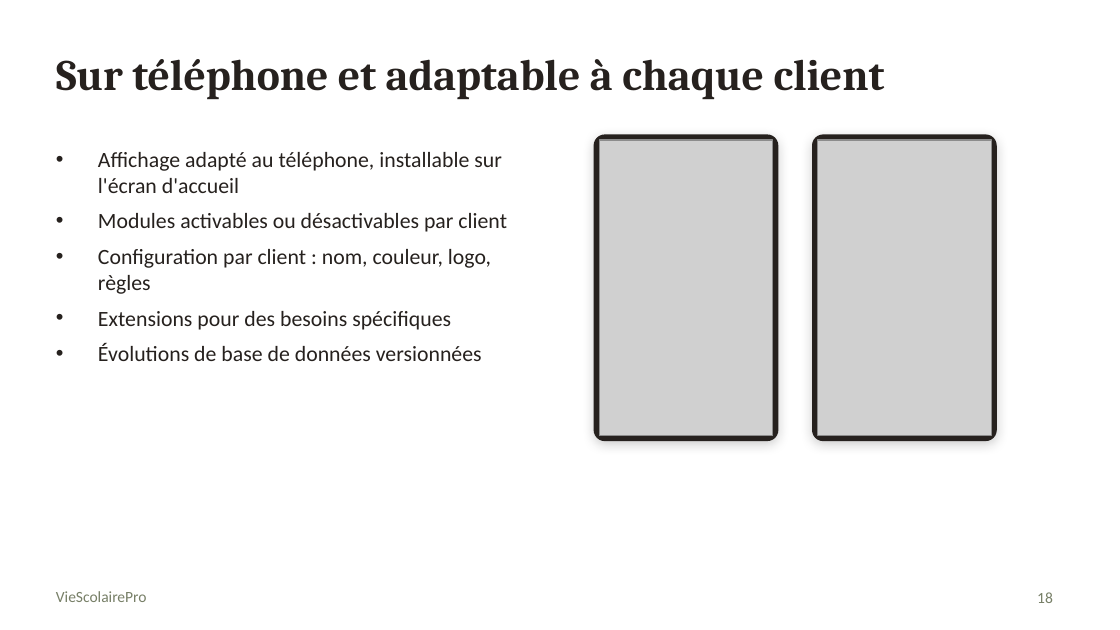
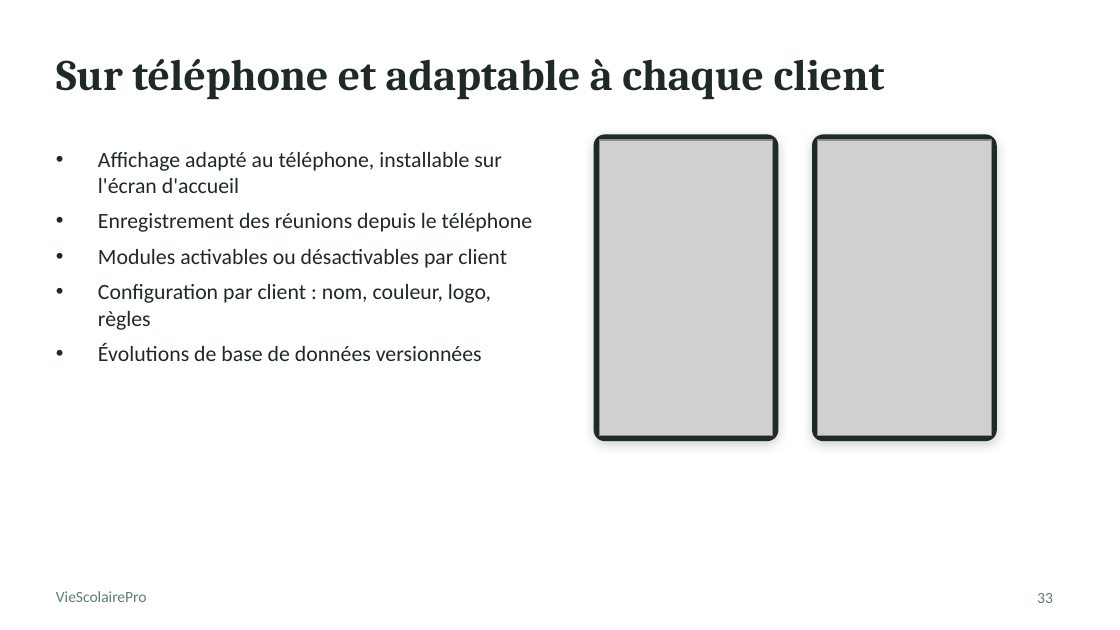
Before and after one commit to selwateaching/academie, a slide deck: slide 33 of presentation/VieScolairePro_presentation.pptx (slide 18 before the commit). Drawn at 1120x630 pixels with LibreOffice and Linux fonts; fonts in the diff are those of the drawing; grey boxes stand for pictures. Boxes give left, top, right and bottom in pixels: in the first picture for what was removed or moved away, otherwise in the second. Text is boxed around its words. In the diff, an @@ line names an element or a change of style, - is before the commit and + after.

```diff
--- a/presentation/VieScolairePro_presentation.pptx
+++ b/presentation/VieScolairePro_presentation.pptx
@@ text at (98,152,507,361): text colour #26211E to #1F2A24 in "Affichage adapté au téléphone, installable sur l'écran ...", "Modules activables ou désactivables par client", "Configuration par client : nom, couleur, logo, ...", "Évolutions de base de données versionnées" @@
@@ text at (98,213,532,232): paragraph added @@
+• Enregistrement des réunions depuis le téléphone
@@ text at (98,311,451,330): paragraph removed @@
-• Extensions pour des besoins spécifiques
@@ text "VieScolairePro" at (56,591,147,602): text colour #777F67 to #5E7F72 @@
@@ page number at (1037,593,1053,603): text changed; text colour #777F67 to #5E7F72 @@
-18
+33
```
Also in this commit, not shown: 17 other slides changed, 17 slides added, 2 slides removed, 42 other files.
